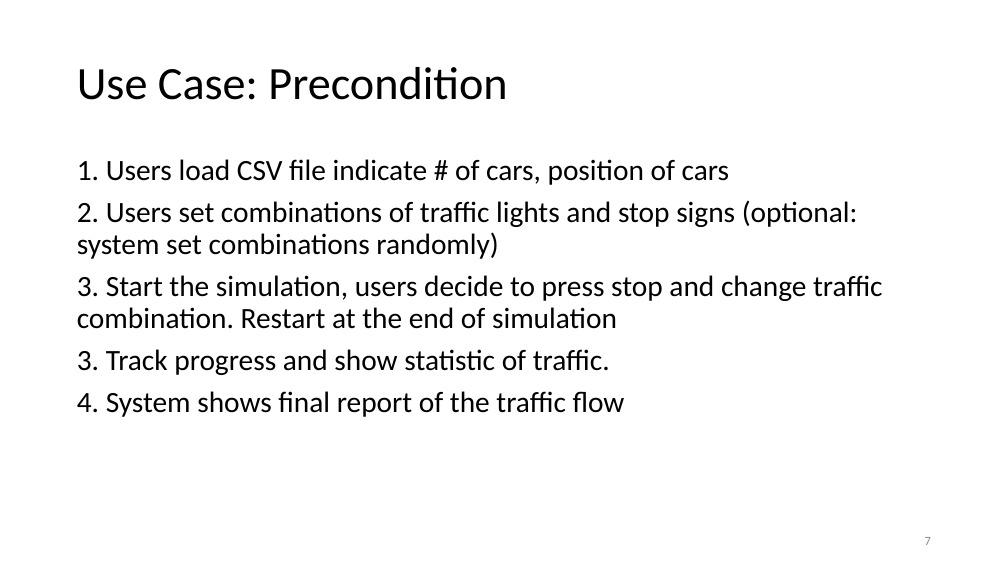
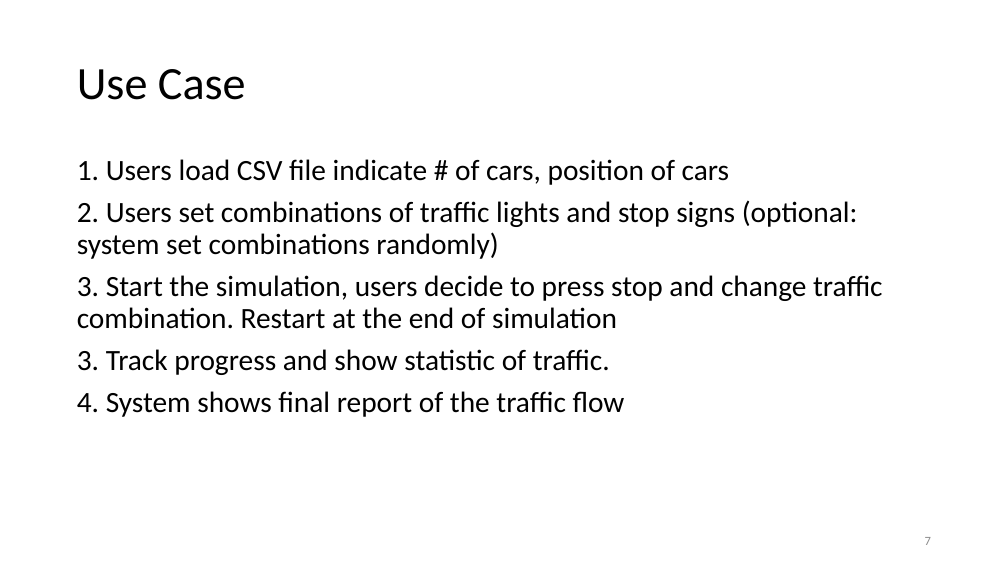
Before and after one commit to datduyng/networkflow.java, a slide deck: slide 7 of slides/increment02-use-case-analysis.pptx. Drawn at 1008x567 pixels with LibreOffice and Linux fonts; fonts in the diff are those of the drawing. Boxes give left, top, right and bottom in pixels: in the first picture for what was removed or moved away, otherwise in the second. Text is boxed around its words. In the diff, an @@ line names an element or a change of style, - is before the commit and + after.

```diff
--- a/slides/increment02-use-case-analysis.pptx
+++ b/slides/increment02-use-case-analysis.pptx
@@ title at (x1=77, y1=69, x2=246, y2=100): text changed @@
-Use Case: Precondition
+Use Case
```
Also in this commit, not shown: 1 other slide changed, 2 slides removed, 2 other files.
